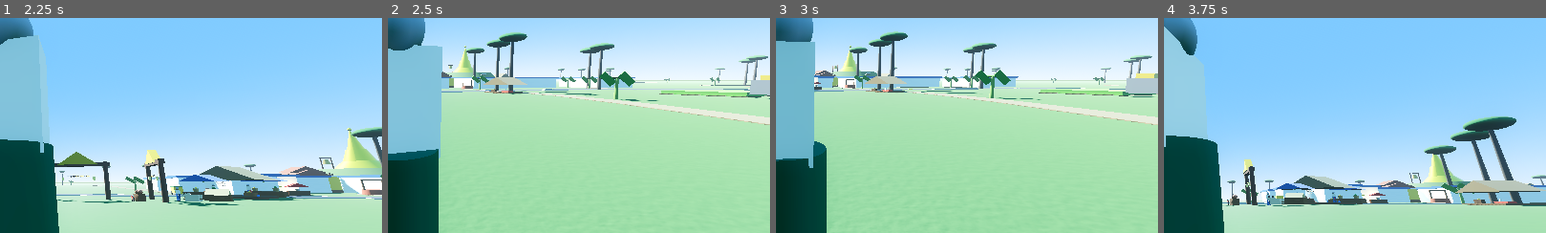
Above: before the commit, frames 1-4 (left to right).
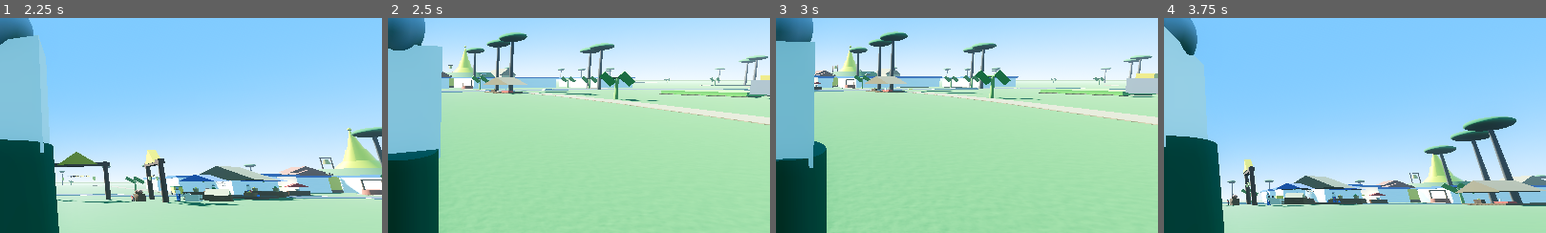
Above: after the commit, the same moments.

Repository: sudohlaingwin/gta-open-world
Game: Godot game, scene res://scenes/main_menu.tscn
Same seed, same stepped clock (60 frames per second), same inputs: the game is played once before the commit and once after it.
Inputs (mouse positions are % of the whole screen's width and height, from its top left):
- Up to frame 1 (2.25 s): click "🎮 အသစ်စတင်မည် (New Game)" at 0.5 s; drag from (12, 82) to (60, 28) at 1.27 s; drag from (30, 55) to (45, 70) at 2.02 s
- Up to frame 2 (2.5 s): no input
- Up to frame 3 (3 s): move the mouse to (60, 28) at 2.77 s; hold Right (ui_right) from 2.78 s (still down); hold Ctrl from 2.78 s (still down)
- Up to frame 4 (3.75 s): release Right (ui_right) at 3.5 s; release Ctrl at 3.5 s; drag from (45, 70) to (20, 35) at 3.52 s
The pictures show only the part of the screen within x 50-100%, y 29-79%; the shares and areas given below are measured in that part.

Frame 1 is identical in both runs. In frame 2, 0.1% of the frame differs, in the area x 26-34%, y 23-28%; in frame 3, 0.1%; in frame 4, 0.3%, in the area x 78-100%, y 73-78%.

Commit message:
Slice 139: Rural stilted Myanmar house scale upgrade (8.8m length, 6.8m height) and MUSE Slice 61 review

Diff:
--- a/scenes/myanmar_house.tscn
+++ b/scenes/myanmar_house.tscn
@@ -3,17 +3,17 @@
 [ext_resource type="Script" path="res://scripts/village_lantern_controller.gd" id="1_lantern"]
 
 [sub_resource type="BoxShape3D" id="BoxShape3D_house"]
-size = Vector3(5.8, 5.0, 6.0)
+size = Vector3(8.5, 6.8, 8.8)
 
 [sub_resource type="BoxMesh" id="BoxMesh_floor"]
-size = Vector3(5.8, 0.4, 6.0)
+size = Vector3(8.5, 0.5, 8.8)
 
 [sub_resource type="StandardMaterial3D" id="StandardMaterial3D_teak"]
 albedo_color = Color(0.35, 0.20, 0.10, 1)
 roughness = 0.85
 
 [sub_resource type="BoxMesh" id="BoxMesh_walls"]
-size = Vector3(5.6, 2.8, 5.8)
+size = Vector3(8.2, 3.8, 8.5)
 
 [sub_resource type="StandardMaterial3D" id="StandardMaterial3D_bamboo"]
 albedo_color = Color(0.72, 0.62, 0.42, 1)
@@ -21,93 +21,93 @@
 
 [sub_resource type="PrismMesh" id="PrismMesh_roof"]
 left_to_right = 0.5
-size = Vector3(6.4, 2.2, 6.6)
+size = Vector3(9.5, 3.0, 9.8)
 
 [sub_resource type="StandardMaterial3D" id="StandardMaterial3D_thatch"]
 albedo_color = Color(0.48, 0.40, 0.25, 1)
 
 [sub_resource type="CylinderMesh" id="CylinderMesh_stilt"]
-top_radius = 0.12
-bottom_radius = 0.14
-height = 0.8
+top_radius = 0.18
+bottom_radius = 0.22
+height = 1.2
 
 [sub_resource type="BoxMesh" id="BoxMesh_verandah"]
-size = Vector3(1.8, 0.3, 3.5)
+size = Vector3(2.6, 0.4, 5.0)
 
 [sub_resource type="BoxMesh" id="BoxMesh_ladder"]
-size = Vector3(0.9, 0.1, 1.2)
+size = Vector3(1.3, 0.15, 1.8)
 
 [sub_resource type="SphereMesh" id="SphereMesh_lamp"]
-radius = 0.15
-height = 0.22
+radius = 0.22
+height = 0.32
 
 [sub_resource type="StandardMaterial3D" id="StandardMaterial3D_lamp"]
 albedo_color = Color(1.0, 0.88, 0.5, 1)
 emission_enabled = true
 emission = Color(1.0, 0.82, 0.4, 1)
-emission_energy_multiplier = 2.0
+emission_energy_multiplier = 2.4
 
 [node name="MyanmarHouse" type="StaticBody3D"]
 script = ExtResource("1_lantern")
 
 [node name="CollisionShape3D" type="CollisionShape3D" parent="."]
-transform = Transform3D(1, 0, 0, 0, 1, 0, 0, 0, 1, -0.6, 2.5, 0)
+transform = Transform3D(1, 0, 0, 0, 1, 0, 0, 0, 1, -0.8, 3.4, 0)
 shape = SubResource("BoxShape3D_house")
 
 [node name="VisualMesh" type="Node3D" parent="."]
 
 [node name="Floor" type="MeshInstance3D" parent="VisualMesh"]
-transform = Transform3D(1, 0, 0, 0, 1, 0, 0, 0, 1, -0.6, 0.8, 0)
+transform = Transform3D(1, 0, 0, 0, 1, 0, 0, 0, 1, -0.8, 1.2, 0)
 mesh = SubResource("BoxMesh_floor")
 surface_material_override/0 = SubResource("StandardMaterial3D_teak")
 
 [node name="Walls" type="MeshInstance3D" parent="VisualMesh"]
-transform = Transform3D(1, 0, 0, 0, 1, 0, 0, 0, 1, -0.6, 2.2, 0)
+transform = Transform3D(1, 0, 0, 0, 1, 0, 0, 0, 1, -0.8, 3.1, 0)
 mesh = SubResource("BoxMesh_walls")
 surface_material_override/0 = SubResource("StandardMaterial3D_bamboo")
 
 [node name="VerandahPorch" type="MeshInstance3D" parent="VisualMesh"]
-transform = Transform3D(1, 0, 0, 0, 1, 0, 0, 0, 1, 2.6, 0.85, 0)
+transform = Transform3D(1, 0, 0, 0, 1, 0, 0, 0, 1, 3.8, 1.25, 0)
 mesh = SubResource("BoxMesh_verandah")
 surface_material_override/0 = SubResource("StandardMaterial3D_teak")
 
 [node name="LadderStairs" type="MeshInstance3D" parent="VisualMesh"]
-transform = Transform3D(0.866, -0.5, 0, 0.5, 0.866, 0, 0, 0, 1, 3.8, 0.4, 0)
+transform = Transform3D(0.866, -0.5, 0, 0.5, 0.866, 0, 0, 0, 1, 5.5, 0.6, 0)
 mesh = SubResource("BoxMesh_ladder")
 surface_material_override/0 = SubResource("StandardMaterial3D_teak")
 
 [node name="StiltFL" type="MeshInstance3D" parent="VisualMesh"]
-transform = Transform3D(1, 0, 0, 0, 1, 0, 0, 0, 1, -3.2, 0.4, 2.8)
+transform = Transform3D(1, 0, 0, 0, 1, 0, 0, 0, 1, -4.6, 0.6, 4.0)
 mesh = SubResource("CylinderMesh_stilt")
 surface_material_override/0 = SubResource("StandardMaterial3D_teak")
 
 [node name="StiltFR" type="MeshInstance3D" parent="VisualMesh"]
-transform = Transform3D(1, 0, 0, 0, 1, 0, 0, 0, 1, 3.2, 0.4, 2.8)
+transform = Transform3D(1, 0, 0, 0, 1, 0, 0, 0, 1, 4.6, 0.6, 4.0)
 mesh = SubResource("CylinderMesh_stilt")
 surface_material_override/0 = SubResource("StandardMaterial3D_teak")
 
 [node name="StiltBL" type="MeshInstance3D" parent="VisualMesh"]
-transform = Transform3D(1, 0, 0, 0, 1, 0, 0, 0, 1, -3.2, 0.4, -2.8)
+transform = Transform3D(1, 0, 0, 0, 1, 0, 0, 0, 1, -4.6, 0.6, -4.0)
 mesh = SubResource("CylinderMesh_stilt")
 surface_material_override/0 = SubResource("StandardMaterial3D_teak")
 
 [node name="StiltBR" type="MeshInstance3D" parent="VisualMesh"]
-transform = Transform3D(1, 0, 0, 0, 1, 0, 0, 0, 1, 3.2, 0.4, -2.8)
+transform = Transform3D(1, 0, 0, 0, 1, 0, 0, 0, 1, 4.6, 0.6, -4.0)
 mesh = SubResource("CylinderMesh_stilt")
 surface_material_override/0 = SubResource("StandardMaterial3D_teak")
 
 [node name="Roof" type="MeshInstance3D" parent="VisualMesh"]
-transform = Transform3D(1, 0, 0, 0, 1, 0, 0, 0, 1, 0, 4.4, 0)
+transform = Transform3D(1, 0, 0, 0, 1, 0, 0, 0, 1, 0, 6.2, 0)
 mesh = SubResource("PrismMesh_roof")
 surface_material_override/0 = SubResource("StandardMaterial3D_thatch")
 
 [node name="PorchLamp" type="MeshInstance3D" parent="VisualMesh"]
-transform = Transform3D(1, 0, 0, 0, 1, 0, 0, 0, 1, 2.2, 2.5, 1.2)
+transform = Transform3D(1, 0, 0, 0, 1, 0, 0, 0, 1, 3.2, 3.5, 1.6)
 mesh = SubResource("SphereMesh_lamp")
 surface_material_override/0 = SubResource("StandardMaterial3D_lamp")
 
 [node name="PorchLight" type="OmniLight3D" parent="VisualMesh"]
-transform = Transform3D(1, 0, 0, 0, 1, 0, 0, 0, 1, 2.2, 2.4, 1.2)
+transform = Transform3D(1, 0, 0, 0, 1, 0, 0, 0, 1, 3.2, 3.4, 1.6)
 light_color = Color(1.0, 0.88, 0.55, 1)
-light_energy = 1.8
-omni_range = 8.0
+light_energy = 2.4
+omni_range = 11.0
Not shown, changed: COLLAB.md
